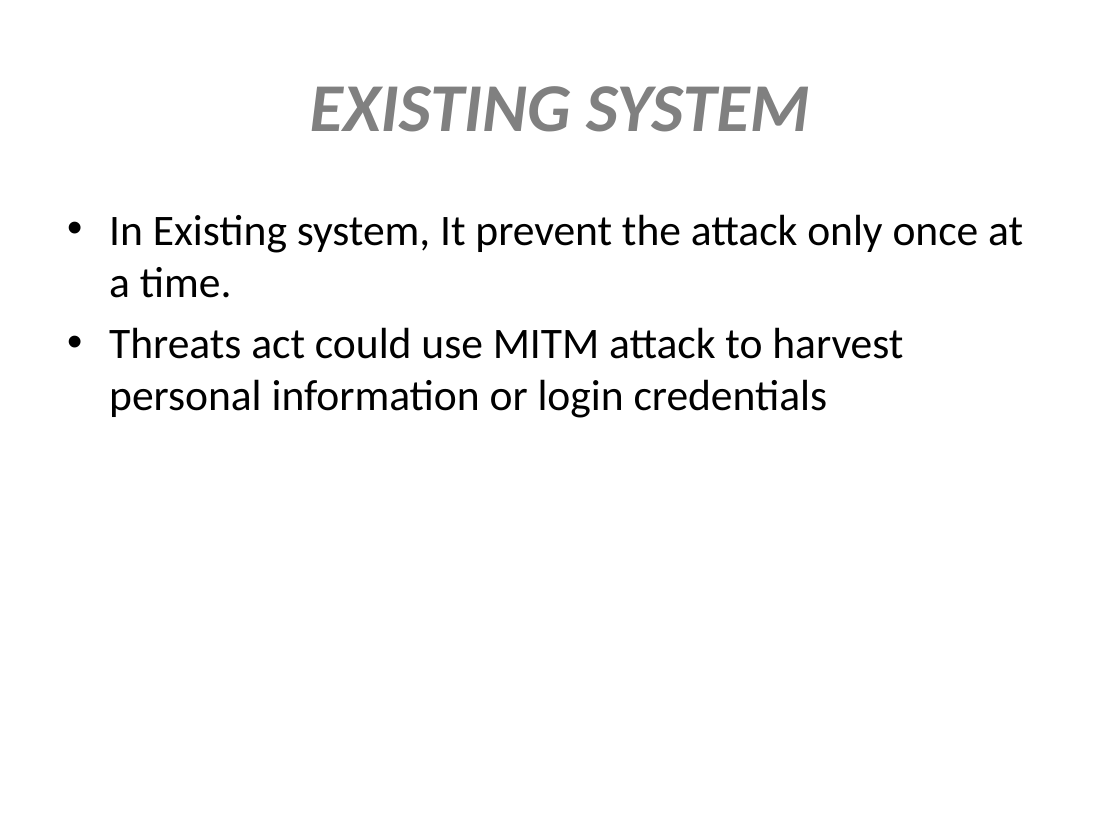
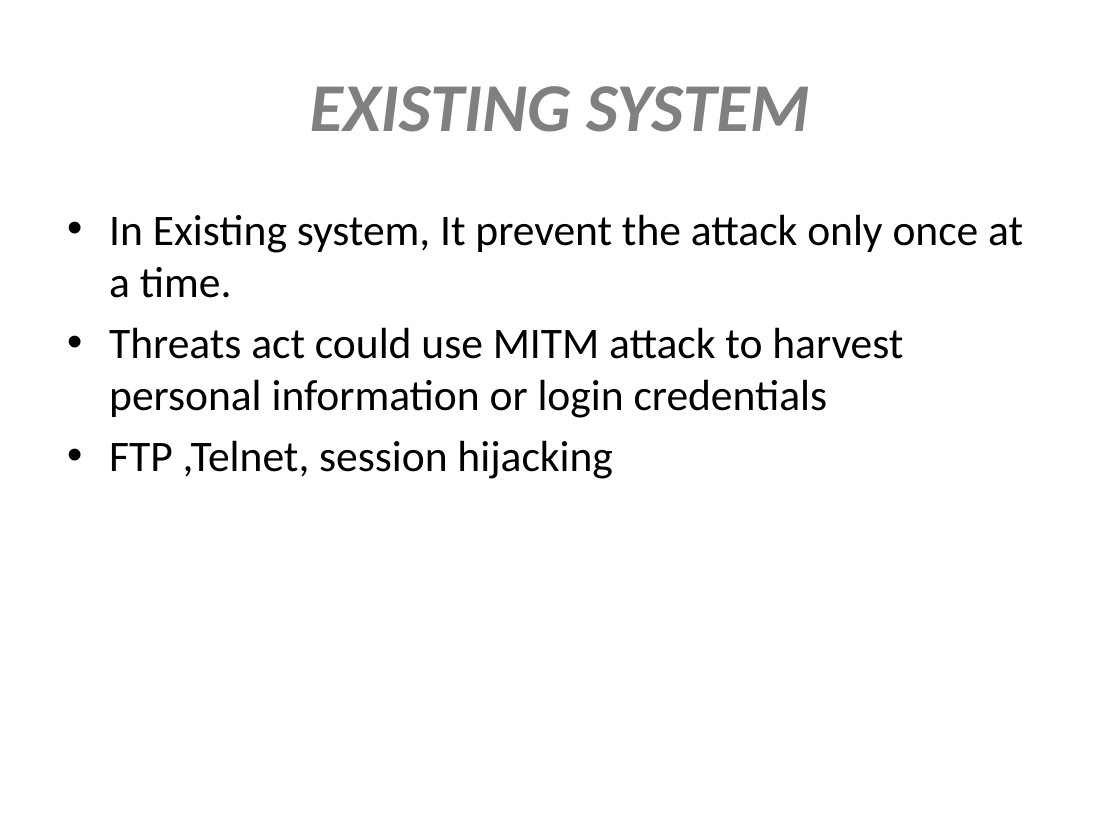
Before and after one commit to Musthafa2001/project-ppt, a slide deck: slide 4 of ARP SNIFFER IN OPEN WIFI (3).pptx. Drawn at 1120x840 pixels with LibreOffice and Linux fonts; fonts in the diff are those of the drawing. Boxes give left, top, right and bottom in pixels: in the first picture for what was removed or moved away, otherwise in the second. Text is boxed around its words. In the diff, an @@ line names an element or a change of style, - is before the commit and + after.

```diff
--- a/ARP SNIFFER IN OPEN WIFI (3).pptx
+++ b/ARP SNIFFER IN OPEN WIFI (3).pptx
@@ text at (x1=109, y1=440, x2=612, y2=479): paragraph added @@
+• FTP ,Telnet, session hijacking
```
Also in this commit, not shown: 1 other slide changed.
